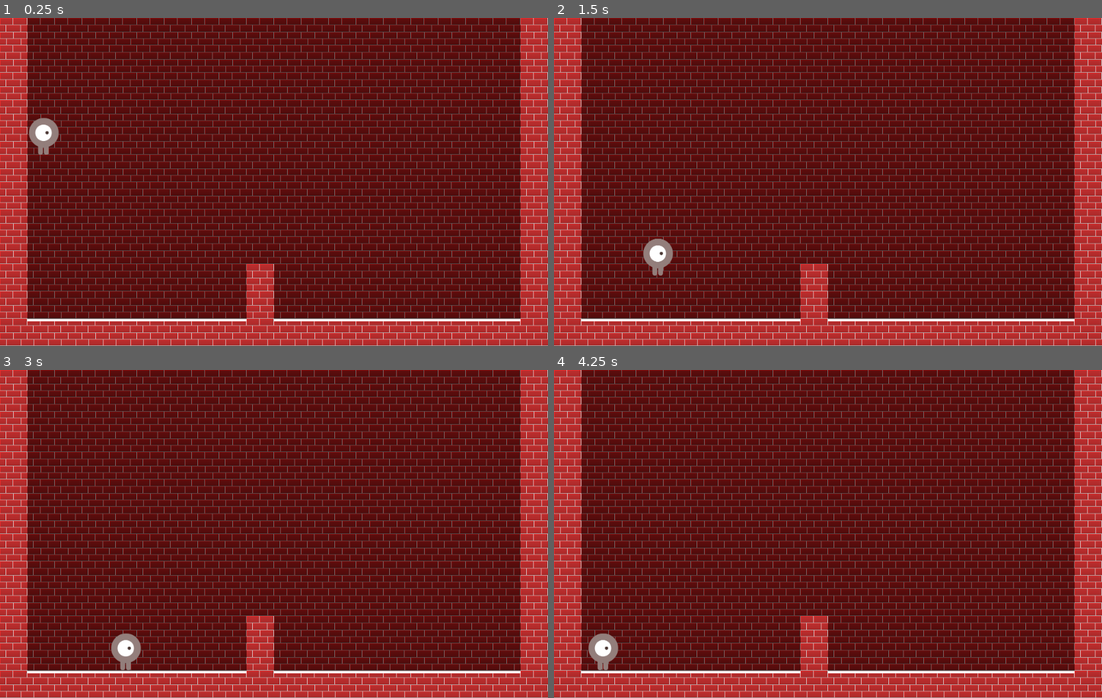
Above: before the commit, frames 1-4 (two rows, left to right).
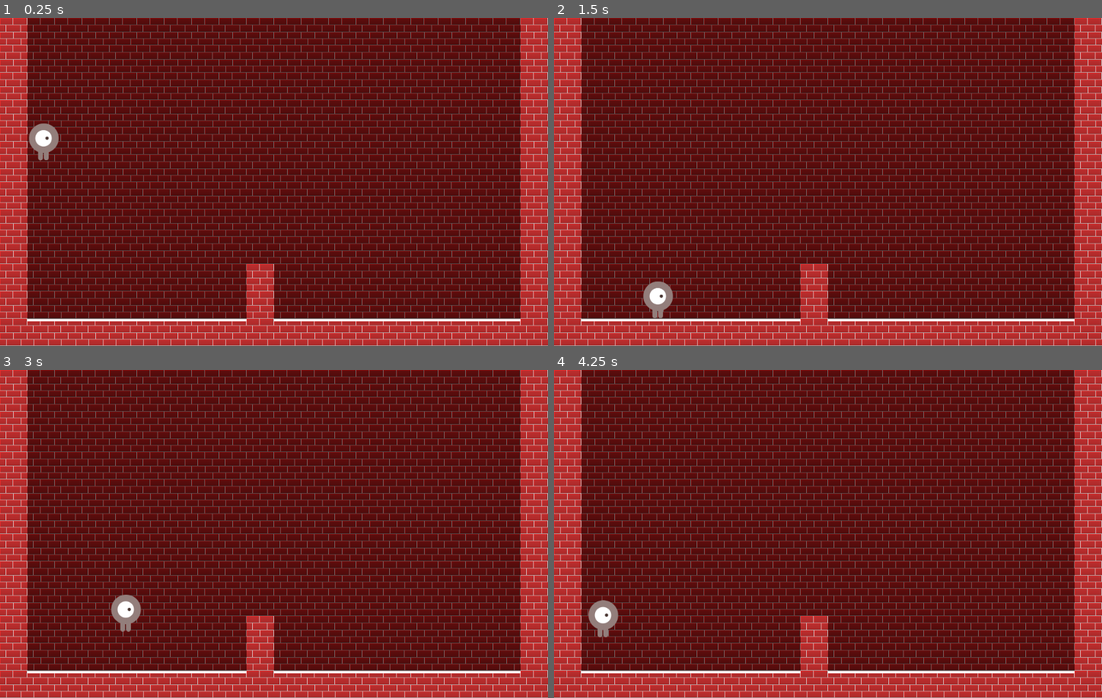
Above: after the commit, the same moments.

Repository: Ruefa/godot_test
Game: Godot game, scene res://Main.tscn
Same seed, same stepped clock (60 frames per second), same inputs: the game is played once before the commit and once after it.
Inputs:
- Up to frame 1 (0.25 s): no input
- Up to frame 2 (1.5 s): hold Right (ui_right) 0.53-1.28 s; hold Left (ui_left) from 1.28 s (still down)
- Up to frame 3 (3 s): release Left (ui_left) at 2.03 s; hold Right (ui_right) 2.03-2.78 s; hold Up (ui_up) from 2.78 s (still down)
- Up to frame 4 (4.25 s): release Up (ui_up) at 3.53 s; hold Left (ui_left) from 3.53 s (still down)

The runs differ from the first frame. In frame 1, 0.3% of the frame differs, in the area x 5-11%, y 30-44%; in frame 2, 0.9%, in the area x 16-22%, y 67-92%; in frame 3, 0.9%; in frame 4, 0.8%.

Commit message:
added jumping and fixed bug with gravity building up while coliding.

Diff:
--- a/Side Scroll/Player.gd
+++ b/Side Scroll/Player.gd
@@ -1,6 +1,6 @@
 extends KinematicBody2D
 
-const GRAVITY = 200
+const GRAVITY = 500
 var SPEED_X = 200
 var SCREEN_SIZE
 var SPRITE_SIZE
@@ -9,6 +9,7 @@
 # var a = 2
 # var b = "text"
 var velocity
+var grounded = false
 
 # Called when the node enters the scene tree for the first time.
 func _ready():
@@ -21,6 +22,14 @@
 	# gravity
 	velocity.y += delta*GRAVITY
 
+	# handle collisions
+	for i in get_slide_count():
+		var collision = get_slide_collision(i)
+		print(collision.get_normal().y)
+		if collision.get_normal().y < 0:
+			velocity.y = 0
+			grounded = true
+
 	# left - right movement
 	if Input.is_action_pressed("ui_right"):
 		velocity.x = SPEED_X
@@ -29,4 +38,10 @@
 	else:
 		velocity.x = 0
 
+	if Input.is_action_pressed("ui_up") and grounded:
+		velocity.y = -400
+		grounded = false
+
+
+
 	move_and_slide(velocity, Vector2(0,-1))
